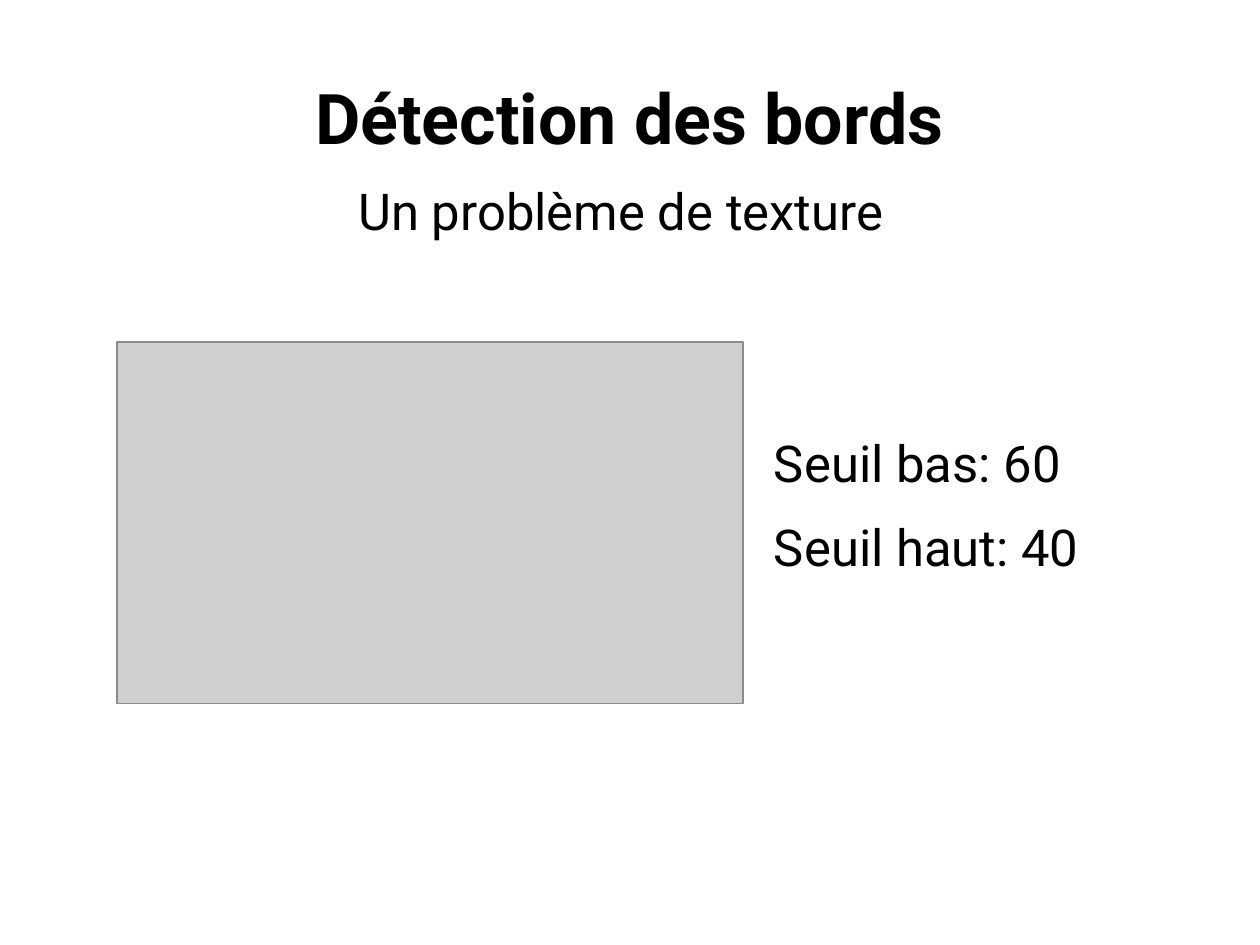
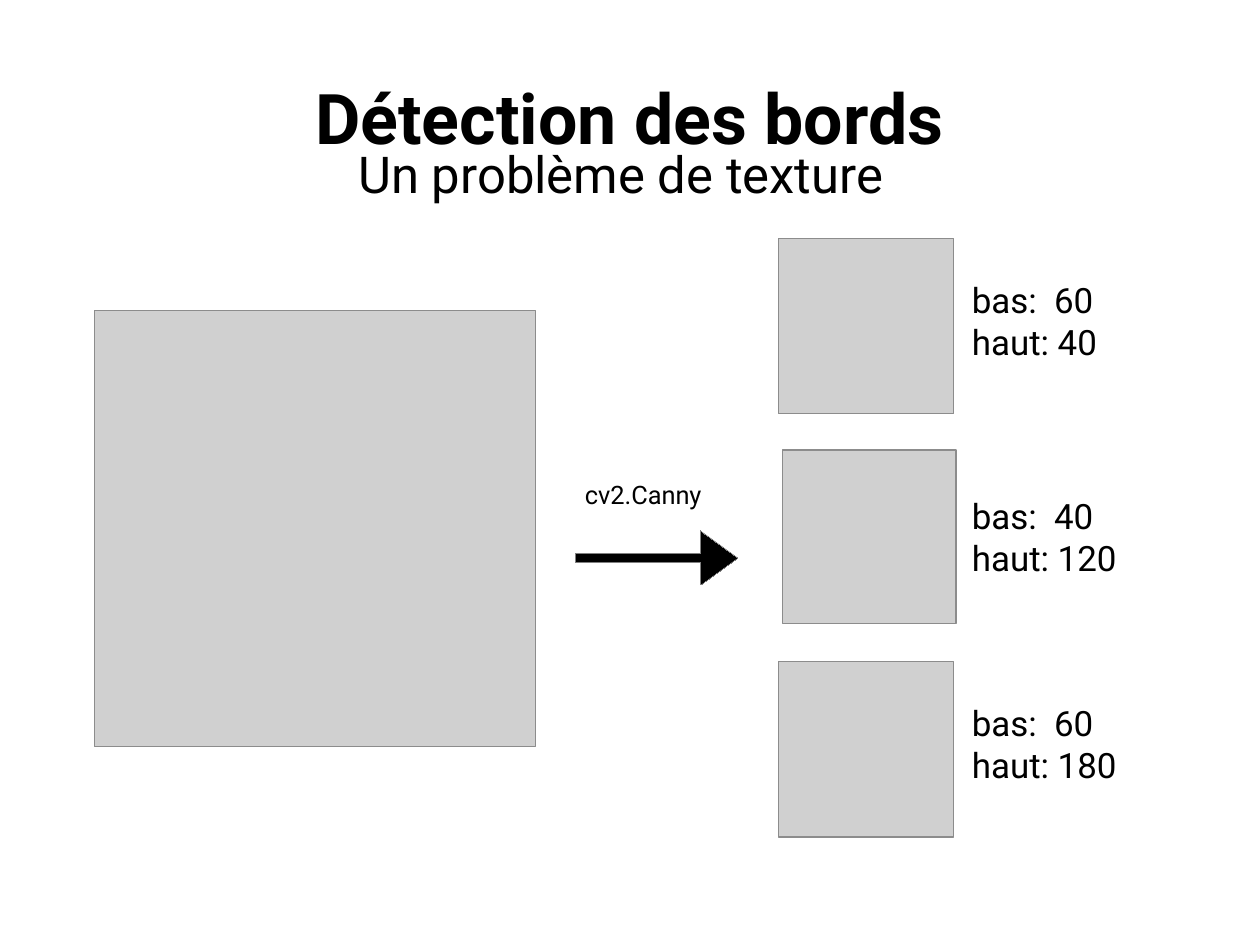
Before and after one commit to ewen-lbh/bone-fracture-detection, a slide deck: slide 6 of slides/mpsi/slides.odp. Drawn at 1260x945 pixels with LibreOffice and Linux fonts; fonts in the diff are those of the drawing; grey boxes stand for pictures; background and template pictures are left out. Boxes give left, top, right and bottom in pixels: in the first picture for what was removed or moved away, otherwise in the second. Text is boxed around its words. In the diff, an @@ line names an element or a change of style, - is before the commit and + after.

```diff
--- a/slides/mpsi/slides.odp
+++ b/slides/mpsi/slides.odp
@@ text "Un problème de texture": place and size @@
-text "Un problème de texture" at [358,192,883,241]
+text "Un problème de texture" at [358,155,883,204]
@@ picture: place and size @@
-picture at [117,342,743,704]
+picture at [779,239,954,414]
@@ text added at [972,286,1097,356], 22 pt, text #000000 @@
+bas: 60
+haut: 40
@@ picture added at [95,311,536,748] @@
@@ picture added at [783,450,956,623] @@
@@ text added at [585,485,702,510], 16 pt, text #000000 @@
+cv2.Canny
@@ text at [972,502,1117,572]: text changed; size 32 to 22 pt @@
-Seuil bas: 60
-Seuil haut: 40
+bas: 40
+haut: 120
@@ right arrow added at [576,532,739,585], fill #000000, outline #808080 0 pt @@
@@ picture added at [779,662,955,838] @@
@@ text added at [972,709,1117,779], 22 pt, text #000000 @@
+bas: 60
+haut: 180
```
Also in this commit, not shown: 3 other slides changed.
